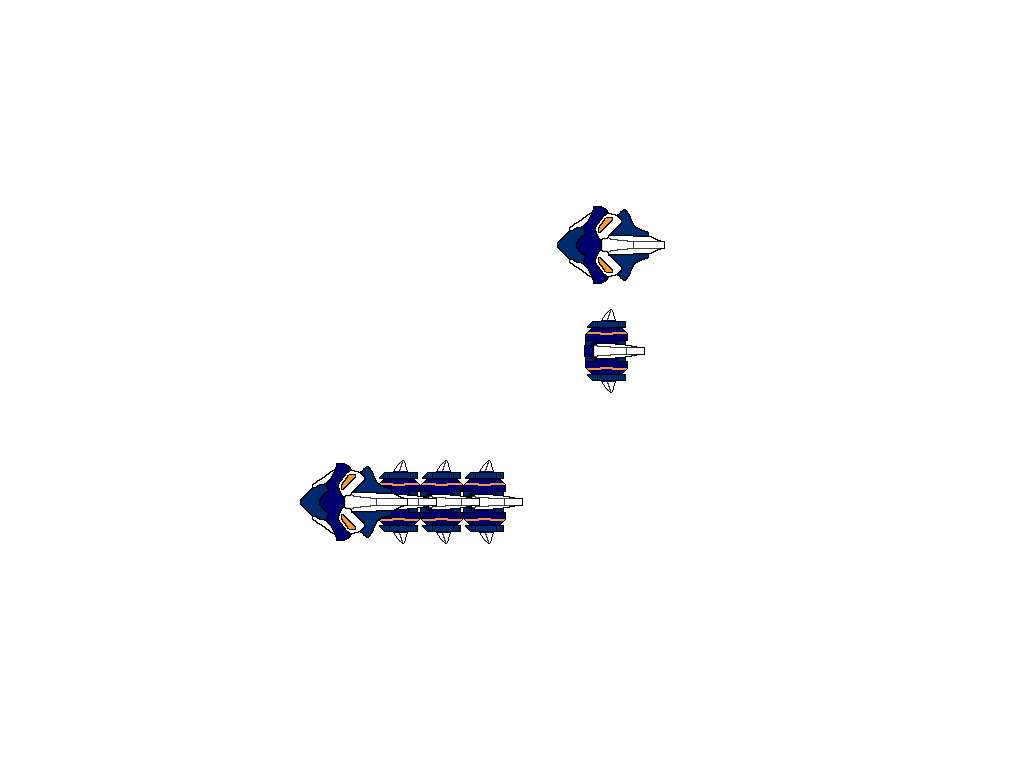
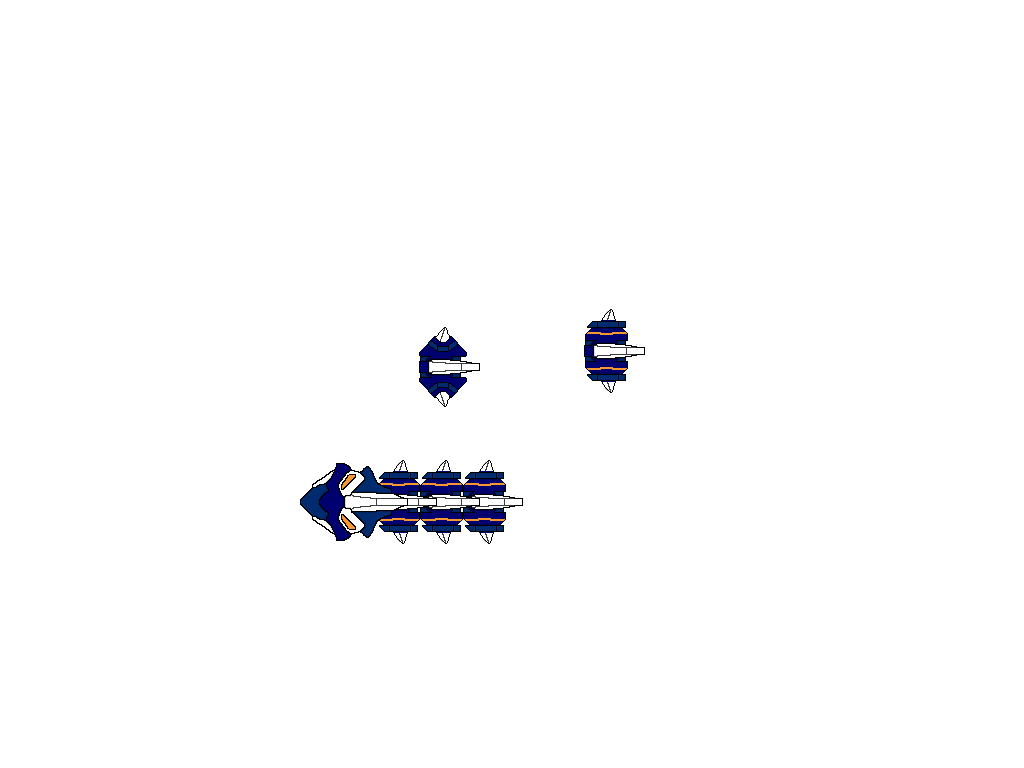
The second 1024×768 image is a revision of the first. Changes to its layers:
removed layer "Pasted Layer" over [557, 206, 665, 285]
painted on "Head shading #2" over [419, 327, 480, 407]
